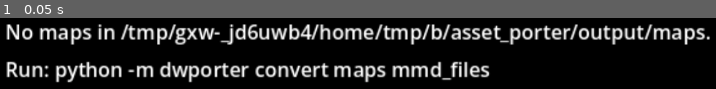
Above: before the commit, frame 1.
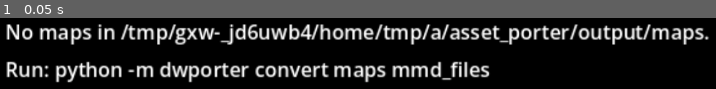
Above: after the commit, the same moment.

Repository: SDCaFlo/dw_godot4
Game: Godot game, scene res://scenes/field/field.tscn
Same seed, same stepped clock (60 frames per second), same inputs: the game is played once before the commit and once after it. This scene is started directly instead of the project's main scene.
Inputs:
- Up to frame 1 (0.05 s): no input

The runs differ from the first frame. In frame 1, 3.6% of the frame differs, in the area x 60-100%, y 8-39%.

Commit message:
feat(field): integrate DeathHost cutscene orchestration and iris transition (phase 3)
- DeathHost: manage MURD and DOOA cutscenes, iris contraction, hospital map determination, and script sync bit resolution.
- DeathIris: shader-based contracting/dilating circle iris matching murd.c / dooa.c.
- ScriptInterpreter: delegate routines 3, 4, 7, 9 to DeathHost.
- Field: register DeathHost under Systems and wire into HUD and tick loops.
- Tests: added DeathHost & iris integration tests (57/57 checks passed).

Diff:
--- a/scenes/field/field.tscn
+++ b/scenes/field/field.tscn
@@ -10,6 +10,7 @@
 [ext_resource type="Script" path="res://scripts/field/hosts/clock_host.gd" id="8_clock_host"]
 [ext_resource type="Script" path="res://scripts/field/hosts/debug_host.gd" id="9_debug"]
 [ext_resource type="Script" path="res://scripts/field/hosts/menu_host.gd" id="10_menu_host"]
+[ext_resource type="Script" path="res://scripts/field/hosts/death_host.gd" id="14_death_host"]
 [ext_resource type="Script" path="res://scripts/field/hosts/battle_host.gd" id="13_battle_host"]
 [ext_resource type="Script" path="res://scripts/script/script_routines.gd" id="11_routines"]
 [ext_resource type="PackedScene" path="res://scenes/script/shop_routines.tscn" id="12_shop_routines"]
@@ -122,5 +123,8 @@
 [node name="BattleHost" type="Node" parent="Systems"]
 script = ExtResource("13_battle_host")
 
+[node name="DeathHost" type="Node" parent="Systems"]
+script = ExtResource("14_death_host")
+
 [node name="Debug" type="Node" parent="."]
 script = ExtResource("9_debug")
--- /dev/null
+++ b/scenes/field/hosts/death_host.tscn
@@ -0,0 +1,6 @@
+[gd_scene format=3 uid="uid://c51de8thh0st0"]
+
+[ext_resource type="Script" path="res://scripts/field/hosts/death_host.gd" id="1_death_host"]
+
+[node name="DeathHost" type="Node"]
+script = ExtResource("1_death_host")
--- a/scripts/field/field.gd
+++ b/scripts/field/field.gd
@@ -64,6 +64,7 @@
 @onready var clock_host: ClockHost = $Systems/ClockHost
 @onready var menu_host: MenuHost = $Systems/MenuHost
 @onready var battle_host: BattleHost = $Systems/BattleHost
+@onready var death_host: DeathHost = $Systems/DeathHost
 @onready var debug: DebugHost = $Debug
 
 
@@ -197,6 +198,10 @@
 	battle_host.message.connect(debug.show_message)
 	if scripts.interpreter != null:
 		scripts.interpreter.battles = battle_host
+	death_host.field_map = _field
+	death_host.configure(scripts.boxes, care_host.fade, _tamer, partner, scripts.script_ctx,
+			scripts.interpreter, _camera)
+	scripts.interpreter.death_host = death_host
 	map_session.partner = partner
 	map_session.entities = entities.entities
 	map_session.scripts = scripts
@@ -235,7 +240,7 @@
 		ui_filter = on
 		PsxUiFilter.set_enabled(on))
 	for node: Node in [care_host.bars, care_host.bubbles, scripts.clouds, scripts.sparks, debug.panel, battle_host.hud_slot,
-			care_host.fade, scripts.boxes,
+			care_host.fade, death_host.iris, scripts.boxes,
 			scripts.map_name]:
 		if node != null:
 			_hud.add_child(node)
@@ -286,6 +291,7 @@
 	debug.tick_gallery()
 	care_host.tick_visuals(in_menu)
 	care_host.tick_healing()
+	death_host.tick()
 	debug.tick_panel()
 	scripts.step_boxes()
 	care_host.tick_fade()
--- /dev/null
+++ b/scripts/field/hosts/death_host.gd
@@ -0,0 +1,196 @@
+class_name DeathHost
+extends Node
+## Coordinates death cutscenes, lives loss, hospital recovery, and reincarnation
+## (specs/death_reincarnation.md; src/murd/murd.c, src/dooa/dooa.c).
+##
+## Features:
+## 1. Iris transition onto partner on life loss / collapse.
+## 2. MurdBox presentation with heart blink/loss animation.
+## 3. Hospital warp to Centar Clinic (Map 213) or Jijimon's House (Map 205 / 218) with recovery states.
+## 4. Partner reincarnation cutscene and sync_bit completion for ScriptInterpreter routines 3, 4, 7, 9.
+
+const MAP_JIJIMON_HOUSE_EARLY := 218   # ROOM08
+const MAP_JIJIMON_HOUSE_LATE := 205    # ROOM10
+const MAP_CLINIC := 213                # Centar Clinic (Centarumon)
+
+const TRIGGER_JIJIMON_EXTENDED := 0xDC
+const TRIGGER_CLINIC_OPEN := 0xD6
+
+const MurdBox := preload("res://scripts/ui/murd_box.gd")
+const DeathIris := preload("res://scripts/ui/death_iris.gd")
+
+## Injected field dependencies
+var field_map: FieldMap
+var camera: Camera3D
+var tamer: Tamer
+var partner: Partner
+var clock: Clock
+var fade: Fade
+var script_ctx: ScriptContext
+var interpreter: ScriptInterpreter
+var boxes: UIBoxes
+var game_state: Node
+
+var murd_box: MurdBox
+var iris: DeathIris
+
+## Active scene execution state
+var is_active := false
+var scene_phase := 0
+var scene_timer := 0
+var routine_id := 0
+
+
+func _init() -> void:
+	murd_box = MurdBox.new()
+	iris = DeathIris.new()
+
+
+func _ready() -> void:
+	if iris != null and iris.get_parent() == null:
+		add_child(iris)
+
+
+func configure(p_boxes: UIBoxes, p_fade: Fade, p_tamer: Tamer, p_partner: Partner,
+		p_ctx: ScriptContext, p_interp: ScriptInterpreter, p_camera: Camera3D, p_gs: Node = null) -> void:
+	boxes = p_boxes
+	fade = p_fade
+	tamer = p_tamer
+	partner = p_partner
+	script_ctx = p_ctx
+	interpreter = p_interp
+	camera = p_camera
+	game_state = p_gs if p_gs != null else (p_ctx.game_state if p_ctx != null else null)
+	if murd_box != null:
+		murd_box.boxes = boxes
+
+
+## Start MURD or DOOA cutscene for the given routine
+func start_scene(routine: int) -> void:
+	routine_id = routine
+	is_active = true
+	scene_phase = 0
+	scene_timer = 0
+
+	# Disable camera follow on player during cutscene
+	if tamer != null:
+		tamer.camera_follow = false
+
+	# Center iris on partner's screen position
+	var screen_center := Vector2(0.5, 0.5)
+	if camera != null and partner != null:
+		var pos_2d := camera.unproject_position(partner.global_position)
+		var vp_size := get_viewport().get_visible_rect().size
+		if vp_size.x > 0 and vp_size.y > 0:
+			screen_center = Vector2(pos_2d.x / vp_size.x, pos_2d.y / vp_size.y)
+
+	match routine:
+		ScriptInterpreter.ROUTINE_COLLAPSE, ScriptInterpreter.ROUTINE_BATTLE_LOSS:
+			# If 0 lives left, collapse routes to murd with 0 hearts, then dissolution
+			# If lives > 0, routes to murd with remaining hearts, then hospital warp
+			iris.start_iris_in(screen_center)
+			scene_phase = 1
+		ScriptInterpreter.ROUTINE_DYING:
+			# Natural death: particle dissolution begins
+			scene_phase = 10
+		ScriptInterpreter.ROUTINE_REBIRTH:
+			# Egg hatching into baby
+			scene_phase = 20
+
+
+func tick() -> void:
+	if not is_active:
+		return
+
+	scene_timer += 1
+	match scene_phase:
+		# 1: Iris closing in on partner
+		1:
+			if iris.tick():
+				# Phase 2: Open MurdBox
+				scene_phase = 2
+				scene_timer = 0
+				var current_lives: int = int(_get_game_state().state["partner"].get("lives", 0)) if _get_game_state() != null else 0
+				murd_box.open(current_lives)
+		# 2: MurdBox ticking (heart blinking/fade)
+		2:
+			murd_box.tick()
+			# At frame 60, finish MurdBox and proceed
+			if scene_timer >= 60:
+				murd_box.close()
+				var current_lives: int = int(_get_game_state().state["partner"].get("lives", 0)) if _get_game_state() != null else 0
+				if current_lives == 0:
+					# 0 lives: dissolve and rebirth sequence
+					scene_phase = 10
+					scene_timer = 0
+				else:
+					# Remaining lives: fade to white / black, then warp to recovery map
+					scene_phase = 3
+					scene_timer = 0
+		# 3: Recovery map warp (Centar Clinic or Jijimon's House)
+		3:
+			_warp_to_recovery_hospital()
+			scene_phase = 4
+			scene_timer = 0
+		# 4: Wait after warp, set sync bit
+		4:
+			if scene_timer >= 10:
+				_finish_scene()
+
+		# 10..15: Reincarnation dissolution cutscene
+		10:
+			if scene_timer >= 40:
+				_warp_to_recovery_hospital()
+				scene_phase = 11
+				scene_timer = 0
+		11:
+			if scene_timer >= 10:
+				_finish_scene()
+
+		# 20: Rebirth baby hatching
+		20:
+			if scene_timer >= 20:
+				_finish_scene()
+
+
+func _warp_to_recovery_hospital() -> void:
+	var target_map := determine_death_map()
+	if tamer != null and tamer.change_map.is_valid():
+		tamer.change_map.call(target_map, 1)
+
+
+func _finish_scene() -> void:
+	is_active = false
+	if iris != null:
+		iris.visible = false
+	if tamer != null:
+		tamer.camera_follow = true
+	# Set script sync bit to release WAIT_FOR_ENTITY in section 0x4DE / script 212
+	if script_ctx != null:
+		script_ctx.sync_bit = 1
+
+
+## Selects destination map according to PSX decompilation (murd.c:781, dooa.c:1734):
+## If trigger 0xDC (Centarumon clinic) or 0xD6 (Clinic open) is set, or prosperity (pstat 1) >= 50:
+##   target = 0xCD (205, Jijimon's House late)
+## Else:
+##   target = 0xDA (218, Jijimon's House early)
+func determine_death_map() -> int:
+	var gs := _get_game_state()
+	if gs == null:
+		return MAP_JIJIMON_HOUSE_EARLY
+	var clinic_open: bool = gs.is_trigger_set(TRIGGER_CLINIC_OPEN) or gs.is_trigger_set(TRIGGER_JIJIMON_EXTENDED)
+	var prosperity := int(gs.script_value(1))
+	if clinic_open or prosperity >= 50:
+		return MAP_JIJIMON_HOUSE_LATE
+	return MAP_JIJIMON_HOUSE_EARLY
+
+
+func _get_game_state() -> Node:
+	if game_state != null:
+		return game_state
+	if script_ctx != null and script_ctx.game_state != null:
+		return script_ctx.game_state
+	if Engine.has_singleton("GameState"):
+		return Engine.get_singleton("GameState")
+	return null
--- a/scripts/script/script_interpreter.gd
+++ b/scripts/script/script_interpreter.gd
@@ -161,6 +161,8 @@
 ## The field's battles (BattleHost, specs/battle.md §5.3): start_battle(talked_entity),
 ## battle_done() and battle_outcome(). Without it START_BATTLE is skipped and reported.
 var battles: Object
+## The death and lives coordinator (DeathHost, specs/death_reincarnation.md).
+var death_host: Object
 ## The entity table (the NPCs, specs/npc.md); null: only the tamer and the partner.
 var entities: FieldEntities
 ## Field hooks for the map change (step 2): func(map, exit, show_name) -> bool done, called every
@@ -1306,6 +1308,8 @@
 			ctx.sync_bit = 1
 		return
 	if routine == ROUTINE_DYING:
+		if death_host != null and death_host.has_method("start_scene"):
+			death_host.start_scene(routine)
 		if partner != null:
 			partner.set_state(Partner.STATE_DYING)
 			ctx.sync_bit = 0
@@ -1325,6 +1329,8 @@
 		const REINCARNATE_BABY_IDS := [1, 15, 29, 43]
 		var baby_id: int = REINCARNATE_BABY_IDS[baby_slot % 4]
 		game_state.reincarnate_partner(baby_id, is_natural)
+		if death_host != null and death_host.has_method("start_scene"):
+			death_host.start_scene(routine)
 		if partner != null:
 			partner.set_state(Partner.STATE_DYING2)
 			ctx.sync_bit = 0
@@ -1335,6 +1341,8 @@
 	if routine == ROUTINE_COLLAPSE:
 		if tamer != null and tamer.has_method("set_state"):
 			tamer.set_state(Tamer.STATE_SICKNESS_LOST_LIFE)
+		if death_host != null and death_host.has_method("start_scene"):
+			death_host.start_scene(routine)
 		if partner != null:
 			partner.set_state(Partner.STATE_SCRIPT)
 			ctx.sync_bit = 0
@@ -1345,6 +1353,8 @@
 	if routine == ROUTINE_BATTLE_LOSS:
 		if tamer != null and tamer.has_method("set_state"):
 			tamer.set_state(Tamer.STATE_BATTLE_LOST_LIFE)
+		if death_host != null and death_host.has_method("start_scene"):
+			death_host.start_scene(routine)
 		if partner != null:
 			partner.set_state(Partner.STATE_SCRIPT)
 			ctx.sync_bit = 0
--- /dev/null
+++ b/scripts/ui/death_iris.gd
@@ -0,0 +1,88 @@
+class_name DeathIris
+extends ColorRect
+## Fullscreen Iris transition shader for battle loss, sickness collapse, and reincarnation.
+## Matches PSX murd.c MURD_renderIris and dooa.c DOOA_renderIrisWindow:
+## In murd.c: lerp(0xC8, 0, start=0, end=35, t) - radius contracts from ~200 down to 0 onto the partner entity.
+
+const DURATION_FRAMES := 35
+
+var active := false
+var timer := 0
+var center := Vector2(0.5, 0.5)
+var radius := 1.0
+var contracting := true
+
+
+func _init() -> void:
+	mouse_filter = Control.MOUSE_FILTER_IGNORE
+	set_anchors_and_offsets_preset(Control.PRESET_FULL_RECT)
+	visible = false
+
+	var mat := ShaderMaterial.new()
+	var code := """shader_type canvas_item;
+uniform vec2 center = vec2(0.5, 0.5);
+uniform float radius = 1.0;
+uniform vec4 border_color : source_color = vec4(0.8, 0.8, 0.8, 1.0);
+uniform float border_thickness = 0.01;
+
+void fragment() {
+	vec2 uv = UV;
+	// Aspect ratio correction (4:3)
+	vec2 diff = uv - center;
+	diff.x *= 4.0 / 3.0;
+	float dist = length(diff);
+	if (dist > radius) {
+		COLOR = vec4(0.0, 0.0, 0.0, 1.0);
+	} else if (dist > radius - border_thickness) {
+		COLOR = border_color;
+	} else {
+		COLOR = vec4(0.0, 0.0, 0.0, 0.0);
+	}
+}
+"""
+	var shader := Shader.new()
+	shader.code = code
+	mat.shader = shader
+	material = mat
+
+
+func start_iris_in(screen_center: Vector2 = Vector2(0.5, 0.5)) -> void:
+	contracting = true
+	center = screen_center
+	timer = 0
+	active = true
+	visible = true
+	_update_shader(1.0)
+
+
+func start_iris_out(screen_center: Vector2 = Vector2(0.5, 0.5)) -> void:
+	contracting = false
+	center = screen_center
+	timer = 0
+	active = true
+	visible = true
+	_update_shader(0.0)
+
+
+func tick() -> bool:
+	if not active:
+		return true
+
+	timer += 1
+	var progress := clampf(float(timer) / float(DURATION_FRAMES), 0.0, 1.0)
+	var r := 1.0 - progress if contracting else progress
+	_update_shader(r)
+
+	if timer >= DURATION_FRAMES:
+		active = false
+		if not contracting:
+			visible = false
+		return true
+	return false
+
+
+func _update_shader(r: float) -> void:
+	radius = r
+	if material is ShaderMaterial:
+		material.set_shader_parameter("center", center)
+		material.set_shader_parameter("radius", radius)
--- a/tests/test_death_reincarnation.gd
+++ b/tests/test_death_reincarnation.gd
@@ -6,6 +6,8 @@
 const DeathRoutines := preload("res://scripts/script/death_routines.gd")
 const MurdBox := preload("res://scripts/ui/murd_box.gd")
 const EggSelectBox := preload("res://scripts/ui/egg_select_box.gd")
+const DeathHost := preload("res://scripts/field/hosts/death_host.gd")
+const DeathIris := preload("res://scripts/ui/death_iris.gd")
 
 var _failed := 0
 var _checks := 0
@@ -43,6 +45,7 @@
 	_test_death_digivolutions()
 	_test_murd_box()
 	_test_egg_select_box()
+	_test_death_host_integration()
 	_teardown()
 
 	var summary := "%s: death & reincarnation checks (%d run)" % ["FAILED %d" % _failed if _failed else "OK", _checks]
@@ -334,6 +337,56 @@
 	_check(ctx.active_instruction == 0, "Builtin 29 completes active_instruction on confirmation")
 
 
+# --- 6. Phase 3: DeathHost & Iris Integration ------------------------------------------------
+
+func _test_death_host_integration() -> void:
+	var death_host := DeathHost.new()
+	death_host.configure(boxes, null, null, null, ctx, interp, null)
+	interp.death_host = death_host
+
+	# Test hospital map routing formula
+	gs.new_game()
+	gs.clear_trigger(DeathHost.TRIGGER_CLINIC_OPEN)
+	gs.clear_trigger(DeathHost.TRIGGER_JIJIMON_EXTENDED)
+	gs.set_script_value(1, 10) # Prosperity = 10
+	_check(death_host.determine_death_map() == DeathHost.MAP_JIJIMON_HOUSE_EARLY,
+			"Low prosperity (<50) without clinic routes to Jijimon House early (Map 218)")
+
+	gs.set_script_value(1, 55) # Prosperity = 55
+	_check(death_host.determine_death_map() == DeathHost.MAP_JIJIMON_HOUSE_LATE,
+			"High prosperity (>=50) routes to Jijimon House late (Map 205)")
+
+	gs.set_script_value(1, 20)
+	gs.set_trigger(DeathHost.TRIGGER_CLINIC_OPEN)
+	_check(death_host.determine_death_map() == DeathHost.MAP_JIJIMON_HOUSE_LATE,
+			"Clinic open trigger routes to Jijimon House late (Map 205)")
+
+	# Test cutscene progression for Battle Loss
+	ctx.sync_bit = 0
+	death_host.start_scene(ScriptInterpreter.ROUTINE_BATTLE_LOSS)
+	_check(death_host.is_active, "DeathHost is active upon starting battle loss")
+	_check(death_host.scene_phase == 1, "DeathHost begins in phase 1 (Iris contraction)")
+
+	# Complete Iris contraction (35 frames)
+	for i in 36:
+		death_host.tick()
+	_check(death_host.scene_phase == 2, "DeathHost advances to phase 2 (MurdBox)")
+	_check(death_host.murd_box.is_open, "MurdBox is opened in phase 2")
+
+	# Advance MurdBox (60 frames) -> Phase 3 -> Phase 4
+	for i in 61:
+		death_host.tick()
+	_check(death_host.scene_phase == 4, "DeathHost advances to phase 4 (Warp completed)")
+
+	# Advance warp delay (10 frames) -> Scene finishes and sync_bit is set
+	for i in 11:
+		death_host.tick()
+	_check(not death_host.is_active, "DeathHost finishes scene after warp")
+	_check(ctx.sync_bit == 1, "DeathHost sets script sync_bit upon completion")
+
+	interp.death_host = null
+
+
 func _run_script_212_section_72(start_offset: int) -> void:
 	ctx.code = files.script(212)
 	ctx.code_id = 212
